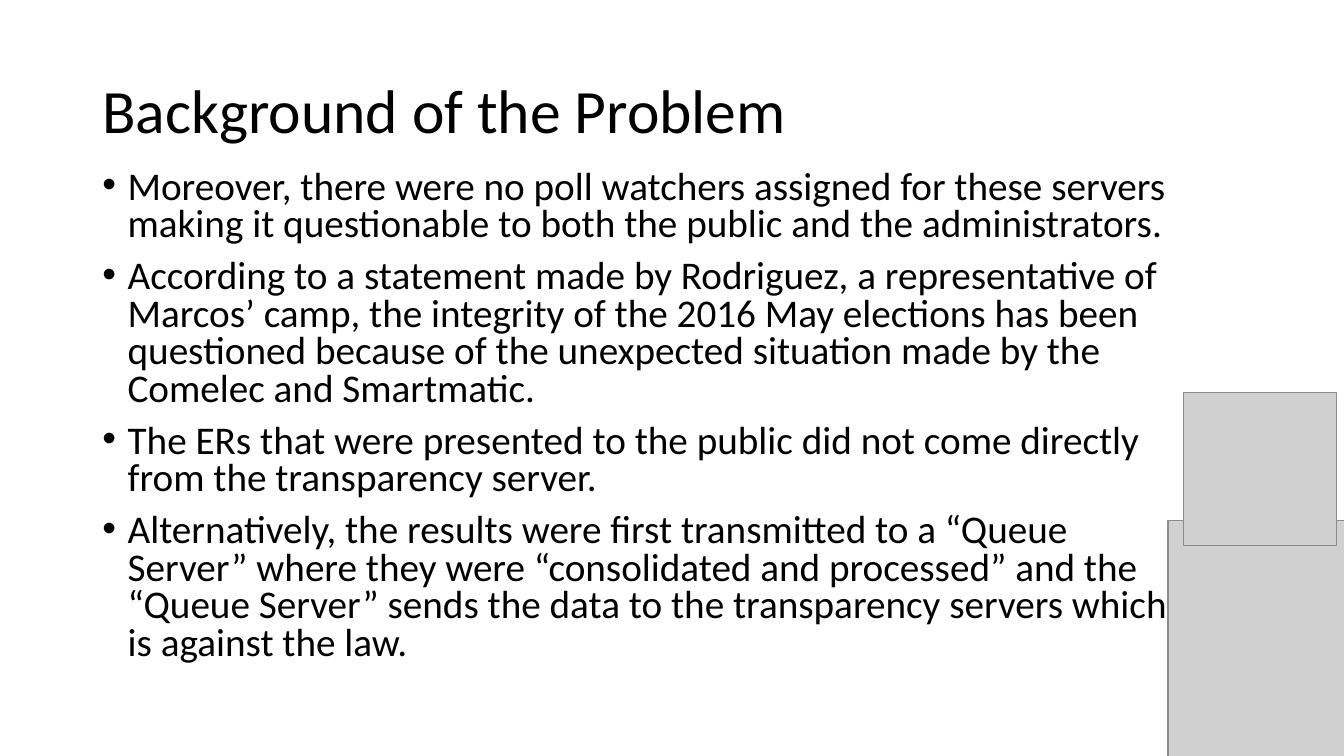
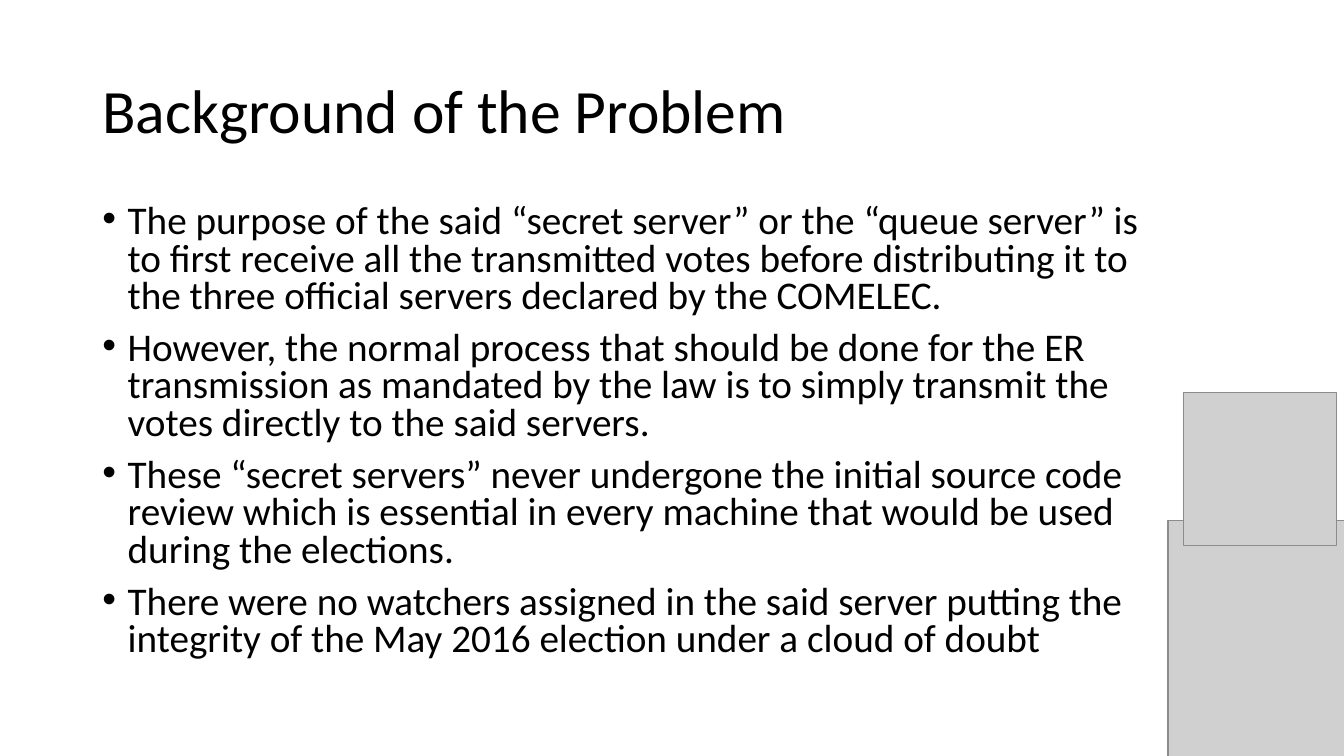
Before and after one commit to seans888/Project---Automate-Election, a slide deck: slide 4 of Documentation/Finals_Sysadd1.pptx (slide 3 before the commit). Drawn at 1344x756 pixels with LibreOffice and Linux fonts; fonts in the diff are those of the drawing; grey boxes stand for pictures. Boxes give left, top, right and bottom in pixels: in the first picture for what was removed or moved away, otherwise in the second. Text is boxed around its words. In the diff, an @@ line names an element or a change of style, - is before the commit and + after.

```diff
--- a/Documentation/Finals_Sysadd1.pptx
+++ b/Documentation/Finals_Sysadd1.pptx
@@ text at (128,206,1138,659): text changed @@
-• Moreover, there were no poll watchers assigned for these servers making it questionable to both the public and the administrators.
-• According to a statement made by Rodriguez, a representative of Marcos’ camp, the integrity of the 2016 May elections has been questioned because of the unexpected situation made by the Comelec and Smartmatic.
-• The ERs that were presented to the public did not come directly from the transparency server.
-• Alternatively, the results were first transmitted to a “Queue Server” where they were “consolidated and processed” and the “Queue Server” sends the data to the transparency servers which is against the law.
+• The purpose of the said “secret server” or the “queue server” is to first receive all the transmitted votes before distributing it to the three official servers declared by the COMELEC.
+• However, the normal process that should be done for the ER transmission as mandated by the law is to simply transmit the votes directly to the said servers.
+• These “secret servers” never undergone the initial source code review which is essential in every machine that would be used during the elections.
+• There were no watchers assigned in the said server putting the integrity of the May 2016 election under a cloud of doubt
```
Also in this commit, not shown: 1 other slide changed, 2 slides added, 1 other file.
